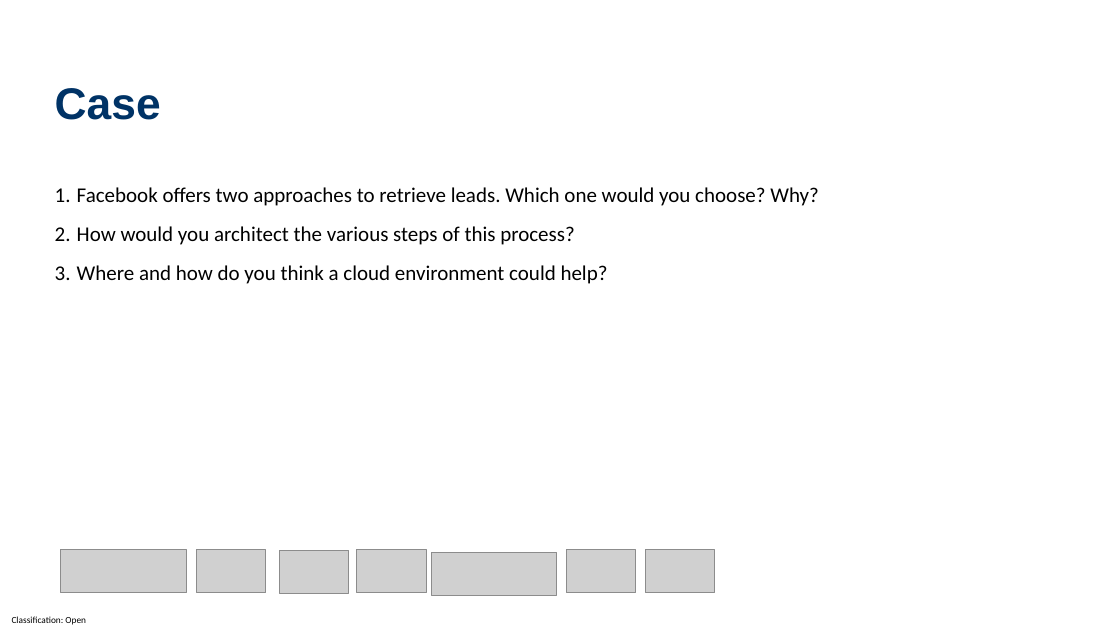
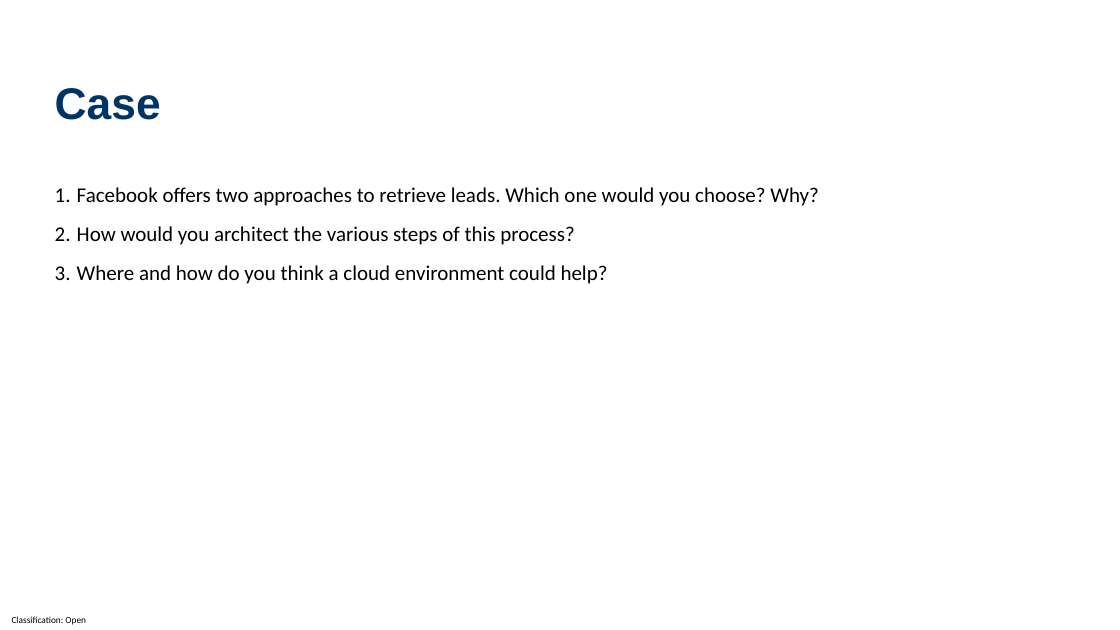
Before and after one commit to talha-naveed97/Coop_Integration, a slide deck: slide 3 of Case_Integrasjon_Developer PPT.pptx. Drawn at 1120x630 pixels with LibreOffice and Linux fonts; fonts in the diff are those of the drawing; grey boxes stand for pictures; background and template pictures are left out. Boxes give left, top, right and bottom in pixels: in the first picture for what was removed or moved away, otherwise in the second. Text is boxed around its words. In the diff, an @@ line names an element or a change of style, - is before the commit and + after.

```diff
--- a/Case_Integrasjon_Developer PPT.pptx
+++ b/Case_Integrasjon_Developer PPT.pptx
@@ group removed at (x1=60, y1=549, x2=715, y2=595): 7 pictures @@
```
Also in this commit, not shown: 4 other slides changed.
